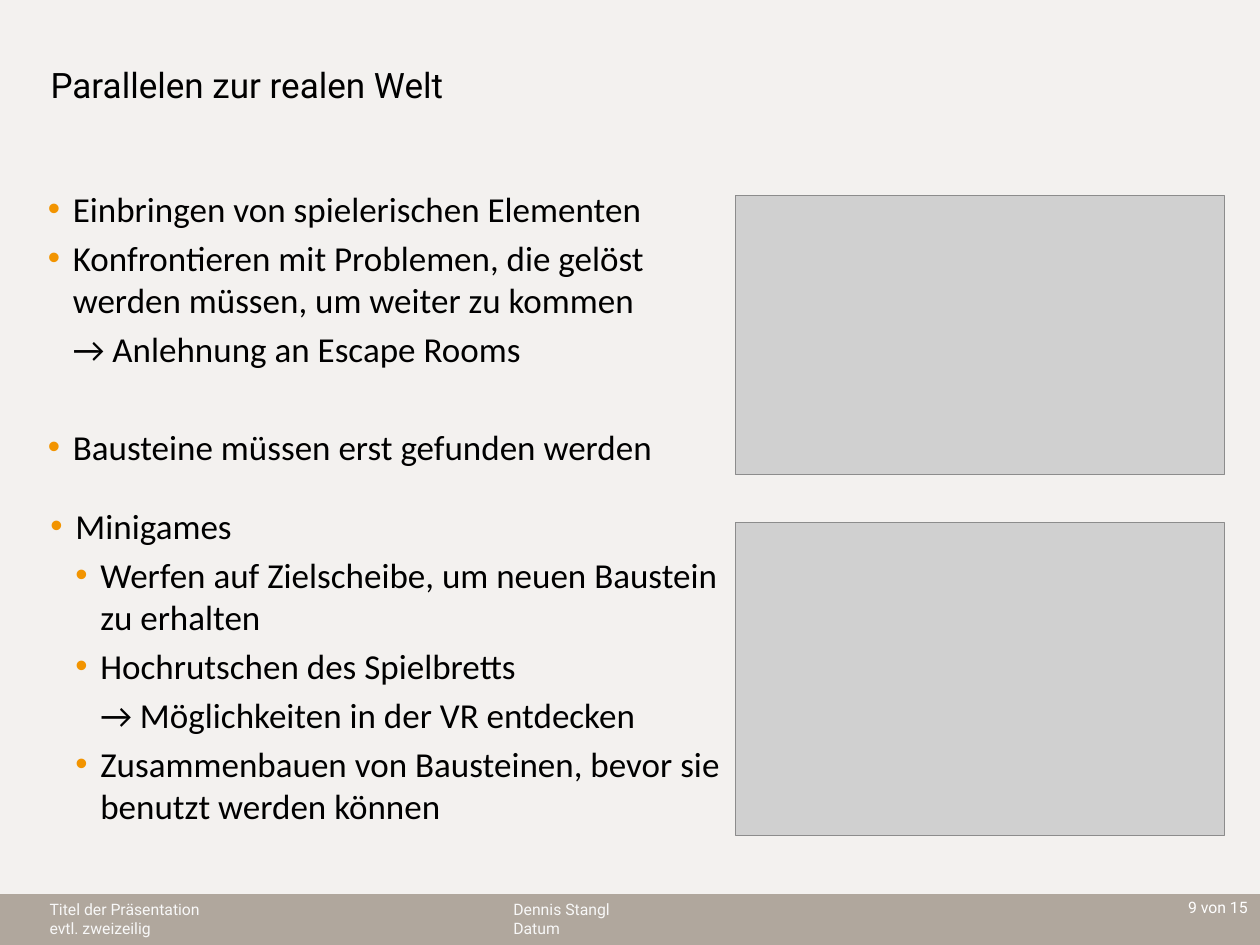
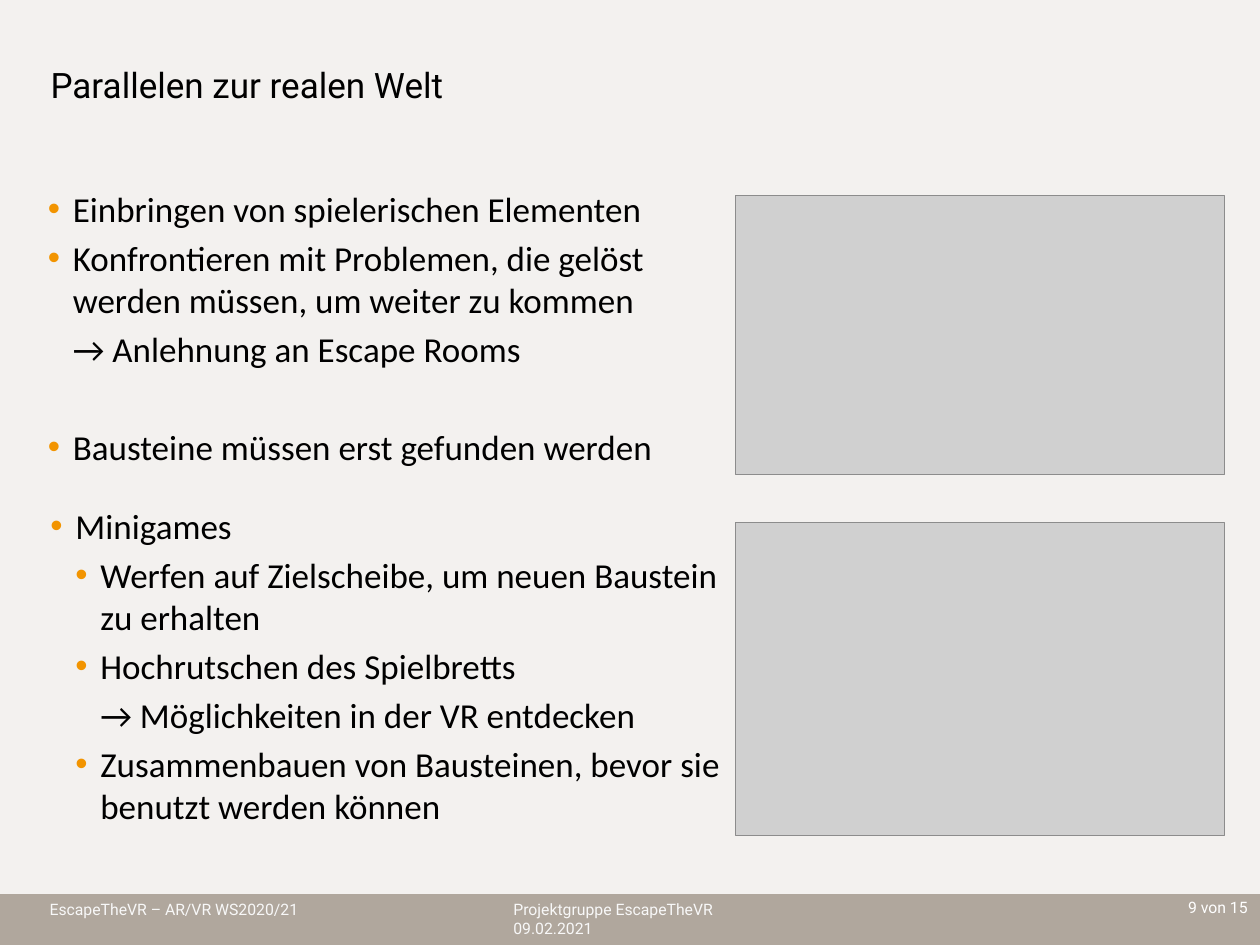
Before and after one commit to sebastian-steindl/EscapeTheVR, a slide deck: slide 9 of Präsentation.pptx. Drawn at 1260x945 pixels with LibreOffice and Linux fonts; fonts in the diff are those of the drawing; grey boxes stand for pictures; background and template pictures are left out. Boxes give left, top, right and bottom in pixels: in the first picture for what was removed or moved away, otherwise in the second. Text is boxed around its words. In the diff, an @@ line names an element or a change of style, - is before the commit and + after.

```diff
--- a/Präsentation.pptx
+++ b/Präsentation.pptx
@@ text at box(50, 903, 298, 918): text changed @@
-Titel der Präsentation
-evtl. zweizeilig
+EscapeTheVR – AR/VR WS2020/21
@@ text at box(513, 903, 713, 934): text changed @@
-Dennis Stangl
-Datum
+Projektgruppe EscapeTheVR
+09.02.2021
```
Also in this commit, not shown: 12 other slides changed.
